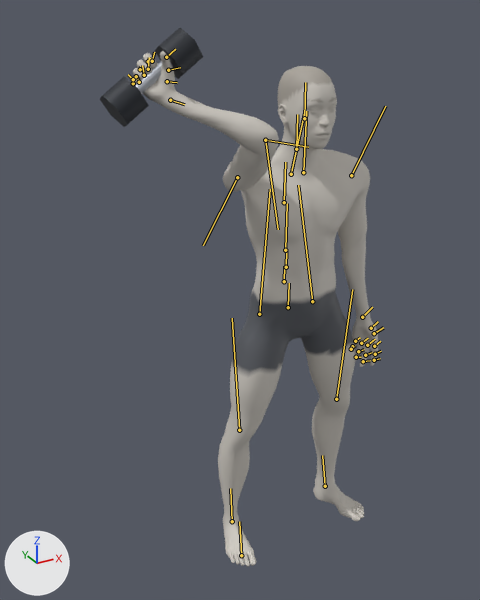
A saved change to the glTF model exports/single-arm-dumbbell-snatch.glb.
The view is the same before and after, from a 50 mm camera at (-1.2, -1.834, 1.948) aimed at (-0.263, -0.131, 1.097). Lighting does not change. The marker at lower left points along +X, +Y and +Z. The first picture is the older version. Both versions are drawn at frame 75 of the action 'single-arm-dumbbell-snatch_right'; the numbers are the values there. The bones that change, and the others that lie on the model, are drawn over the model as lines.
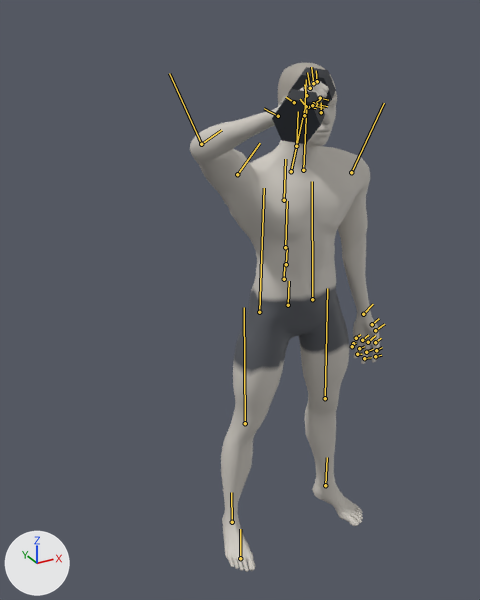
ob_dbr_right is not drawn itself; it is the parent of ob_mesh_4, ob_mesh_5, ob_mesh_6.

Pixel boxes (x1, y1, x2, y2) of what changed, in the pictures (480 x 600 px):
'Mesh_0', posed (23% narrower): before (131, 51, 379, 567); after (190, 62, 380, 572)
'Mesh_6', posed (8% wider, 10% taller): before (100, 77, 149, 127); after (272, 89, 325, 144)
'Mesh_5', posed: before (155, 28, 203, 79); after (288, 67, 336, 109)
'Mesh_4', posed (not visible afterwards): before (135, 61, 173, 94)
bone 'pelvis', root to tip: before (288, 307) to (289, 283); after (288, 305) to (289, 281)
bone 'upperarm_l', root to tip: before (351, 175) to (385, 106); after (351, 172) to (384, 103)
bone 'upperarm_r', root to tip: before (237, 177) to (203, 245); after (237, 174) to (260, 143)
bone 'lowerarm_r', root to tip: before (265, 140) to (278, 229); after (201, 144) to (221, 130)
bone 'hand_r', root to tip: before (170, 100) to (184, 104); after (278, 116) to (264, 108)
bone 'lowerarm_twist_r', root to tip: before (265, 140) to (308, 147); after (201, 144) to (169, 73)
bone 'thigh_l', root to tip: before (312, 301) to (298, 185); after (312, 299) to (312, 181)
bone 'calf_l', root to tip: before (336, 399) to (352, 289); after (325, 398) to (327, 288)
bone 'foot_l', root to tip: before (325, 486) to (322, 455); after (325, 485) to (327, 457)
bone 'thigh_r', root to tip: before (259, 314) to (270, 189); after (259, 312) to (264, 188)
bone 'calf_r', root to tip: before (239, 430) to (232, 318); after (245, 423) to (244, 307)
bone 'foot_r', root to tip: before (232, 521) to (230, 488); after (232, 522) to (231, 492)

The edits, one by one:
Bone 'pelvis' (bone_pelvis) moves from (0.008, -0.011, 0.0) to (0.008, -0.002, 0.0).
Bone 'upperarm_l' (bone_upperarm_l) turns from (-35, 15, 1) to (-35, 17, 1) degrees about its own x, y and z.
Bone 'upperarm_r' (bone_upperarm_r) turns from (13, -59, 150) to (-56, 37, 23) degrees about its own x, y and z.
Bone 'lowerarm_r' (bone_lowerarm_r) turns from (-5, 42, 31) to (-12, 23, 5) degrees about its own x, y and z.
Bone 'hand_r' (bone_hand_r) turns from (-74, 28, -60) to (9, -48, 47) degrees about its own x, y and z.
Bone 'lowerarm_twist_r' (bone_lowerarm_twist_r) turns from (-62, 12, -48) to (38, -36, 19) degrees about its own x, y and z.
Bone 'thigh_l' (bone_thigh_l) turns from (8, 30, 10) to (3, 30, 4) degrees about its own x, y and z.
Bone 'calf_l' (bone_calf_l) turns from (-7, 1, -11) to (-2, 0, 0) degrees about its own x, y and z.
Bone 'foot_l' (bone_foot_l) turns from (0, -20, 12) to (1, -19, -2) degrees about its own x, y and z.
Bone 'thigh_r' (bone_thigh_r) turns from (-8, -30, 10) to (-3, -30, 4) degrees about its own x, y and z.
Bone 'calf_r' (bone_calf_r) turns from (7, -1, -11) to (2, 0, 0) degrees about its own x, y and z.
Bone 'foot_r' (bone_foot_r) turns from (0, 20, 12) to (-1, 19, -2) degrees about its own x, y and z.
